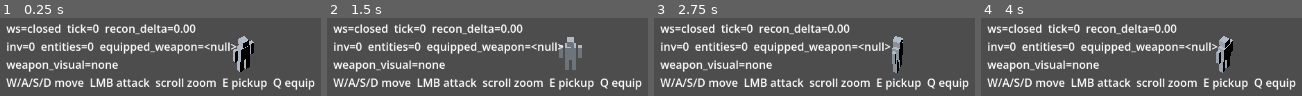
Above: before the commit, frames 1-4 (left to right).
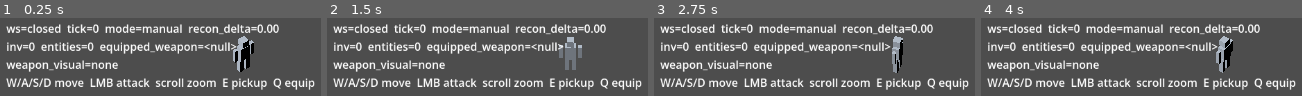
Above: after the commit, the same moments.

Repository: mmandrille/arpg-dev
Game: Godot game, scene res://scenes/main.tscn
Two runs of this game, one before a commit and one after it. Both use one fixed random seed, a clock stepped at 60 frames per second and the inputs below.
Inputs (mouse positions are in pixels of both pictures, inside the frame that each line leads up to):
- Up to frame 1 (0.25 s): no input
- Up to frame 2 (1.5 s): tap Enter at 0.5 s; move the mouse to (outside the picture) at 0.52 s; hold D 0.53-1.28 s; hold E 0.53-1.28 s; click (outside the picture) at 0.67 s; tap Space at 1.25 s; move the mouse to (outside the picture) at 1.27 s; hold S from 1.28 s (still down); tap Q at 1.35 s; click (outside the picture) at 1.42 s
- Up to frame 3 (2.75 s): tap Enter at 2 s; move the mouse to (outside the picture) at 2.02 s; release S at 2.03 s; hold D from 2.03 s (still down); hold E from 2.03 s (still down); click (outside the picture) at 2.17 s
- Up to frame 4 (4 s): tap Space at 2.75 s; move the mouse to (outside the picture) at 2.77 s; release D at 2.78 s; release E at 2.78 s; hold W 2.78-3.53 s; tap Q at 2.85 s; click (outside the picture) at 2.92 s; tap Enter at 3.5 s; move the mouse to (outside the picture) at 3.52 s; hold A from 3.53 s (still down); hold E from 3.53 s (still down); click (outside the picture) at 3.67 s

The runs differ from the first frame. In frame 1, 3.5% of the frame differs, in the area x 33-87%, y 7-21%; in frame 2, 3.5%; in frame 3, 3.5%; in frame 4, 3.5%.

Commit message:
feat(client): add player hit/death clips and event-driven reactions
Generate character hit and death clips, map player_damaged and player_killed
events through AnimationController, track authoritative player HP, gate input
when dead, and extend smoke to assert the player damage path.

Co-authored-by: Cursor <cursoragent@cursor.com>

Diff:
--- a/client/animations/character_anims.tres
+++ b/client/animations/character_anims.tres
@@ -11,6 +11,26 @@
 tracks/0/keys = PackedFloat32Array(0, 1, 0, 0, 0, 1, 0.12, 1, -0.81915206, 0, 0, 0.57357645, 0.35, 1, 0, 0, 0, 1)
 
 [sub_resource type="Animation" id="Animation_2dhpa"]
+length = 0.6
+tracks/0/type = "rotation_3d"
+tracks/0/imported = false
+tracks/0/enabled = true
+tracks/0/path = NodePath("Skeleton3D:spine")
+tracks/0/interp = 1
+tracks/0/loop_wrap = true
+tracks/0/keys = PackedFloat32Array(0, 1, 0, 0, 0, 1, 0.6, 1, -0.58778524, 0, 0, 0.809017)
+
+[sub_resource type="Animation" id="Animation_gyr64"]
+length = 0.25
+tracks/0/type = "rotation_3d"
+tracks/0/imported = false
+tracks/0/enabled = true
+tracks/0/path = NodePath("Skeleton3D:spine")
+tracks/0/interp = 1
+tracks/0/loop_wrap = true
+tracks/0/keys = PackedFloat32Array(0, 1, 0, 0, 0, 1, 0.08, 1, -0.12186935, 0, 0, 0.99254614, 0.25, 1, 0, 0, 0, 1)
+
+[sub_resource type="Animation" id="Animation_vuuvk"]
 loop_mode = 1
 tracks/0/type = "rotation_3d"
 tracks/0/imported = false
@@ -41,6 +61,8 @@
 [resource]
 _data = {
 &"attack": SubResource("Animation_3sbup"),
-&"idle": SubResource("Animation_2dhpa"),
-&"walk": SubResource("Animation_gyr64")
+&"death": SubResource("Animation_2dhpa"),
+&"hit": SubResource("Animation_gyr64"),
+&"idle": SubResource("Animation_vuuvk"),
+&"walk": SubResource("Animation_cr3ch")
 }
--- a/client/scripts/main.gd
+++ b/client/scripts/main.gd
@@ -12,12 +12,18 @@
 	"monster_damaged": "hit",
 	"monster_killed": "death",
 }
+const PLAYER_EVENT_CLIPS := {
+	"player_damaged": "hit",
+	"player_killed": "death",
+}
+const PLAYER_START_HP := 10
 
 var client: NetClient
 var resolver: EquipmentVisualResolver
 var player_anim: AnimationController
 var entities: Dictionary = {}        # id (String) -> {node:Node3D, controller:AnimationController|null, type:String}
 var player_id: String = ""
+var player_hp: int = PLAYER_START_HP
 var predicted_pos := Vector3.ZERO    # client-predicted player position
 var reconciliation_delta: float = 0.0
 var last_server_tick: int = 0
@@ -27,6 +33,14 @@
 var monster_ids: Array = []
 var ready_sent: bool = false
 var item_to_equip: String = ""
+var autoplay_enabled: bool = false
+var autoplay_phase: String = "idle"
+var autoplay_timer: float = 0.0
+var autoplay_attack_cooldown: float = 0.0
+var autoplay_move_sent: bool = false
+var autoplay_pickup_sent: bool = false
+var autoplay_equip_sent: bool = false
+var autoplay_step_delay: float = 0.35
 
 # Slice v2 scene graph (spec §5.1): the local player is a humanoid under a
 # PlayerAnchor that follows authoritative position; monsters/loot live under
@@ -67,9 +81,15 @@
 	if not client.login(_env("ARPG_EMAIL", "client@example.test"), dev_token):
 		_debug("login failed")
 		return
-	if not client.create_session():
+	var resume_session_id := _env("ARPG_SESSION_ID", "")
+	if not client.create_session(resume_session_id):
 		_debug("session failed")
 		return
+	autoplay_enabled = _truthy_env("ARPG_AUTOPLAY")
+	if autoplay_enabled:
+		autoplay_phase = "move"
+		autoplay_step_delay = maxf(0.05, float(_env("ARPG_AUTOPLAY_STEP_DELAY", "0.35")))
+		_debug("visual bot enabled for session %s" % client.session_id)
 	predicted_pos = Vector3.ZERO
 	client.connect_ws()
 	_debug("connecting session %s" % client.session_id)
@@ -87,9 +107,13 @@
 	for env in client.poll():
 		_handle_message(env)
 
-	_handle_input(delta)
+	if autoplay_enabled:
+		_handle_autoplay(delta)
+	else:
+		_handle_input(delta)
 	if player_anim != null:
 		var moving := client.ready_state() == WebSocketPeer.STATE_OPEN \
+			and player_hp > 0 \
 			and (Input.is_key_pressed(KEY_W) or Input.is_key_pressed(KEY_A) \
 			or Input.is_key_pressed(KEY_S) or Input.is_key_pressed(KEY_D))
 		player_anim.set_locomotion(moving)
@@ -148,10 +172,23 @@
 				if resolver != null:
 					resolver.apply_equipped_update(c["slot"], c.get("item_instance_id"))
 	for ev in p.get("events", []):
-		var clip = MONSTER_EVENT_CLIPS.get(str(ev.get("event_type", "")), null)
+		var eid := str(ev.get("entity_id", ""))
+		var event_type := str(ev.get("event_type", ""))
+		if eid == player_id:
+			var player_clip = PLAYER_EVENT_CLIPS.get(event_type, null)
+			if player_clip == null or player_anim == null:
+				continue
+			if player_clip == "death":
+				player_anim.enter_terminal("death")
+			else:
+				player_anim.play_one_shot(player_clip)
+			continue
+		var clip = MONSTER_EVENT_CLIPS.get(event_type, null)
 		if clip == null:
 			continue
-		var eid := str(ev.get("entity_id", ""))
+		if autoplay_enabled and event_type == "monster_killed":
+			autoplay_phase = "pickup"
+			autoplay_timer = autoplay_step_delay
 		if not entities.has(eid):
 			continue
 		var ctrl = entities[eid]["controller"]
@@ -171,6 +208,10 @@
 	if e["type"] == "player":
 		# The player is the humanoid under PlayerAnchor, not an entity-dict node.
 		player_id = id
+		if e.has("hp"):
+			player_hp = int(e["hp"])
+			if player_hp <= 0 and player_anim != null:
+				player_anim.enter_terminal("death")
 		reconciliation_delta = predicted_pos.distance_to(server_pos)
 		# Reconcile: snap prediction back toward authoritative truth.
 		predicted_pos = server_pos
@@ -231,7 +272,7 @@
 	if event is InputEventMouseButton and event.pressed:
 		match event.button_index:
 			MOUSE_BUTTON_LEFT:
-				if client != null and client.ready_state() == WebSocketPeer.STATE_OPEN:
+				if client != null and client.ready_state() == WebSocketPeer.STATE_OPEN and player_hp > 0:
 					_try_attack_toward_mouse()
 			MOUSE_BUTTON_WHEEL_UP:
 				_adjust_camera_zoom(-CAMERA_ZOOM_STEP)
@@ -244,6 +285,8 @@
 		return
 	_send_cooldown -= delta
 	_attack_cooldown -= delta
+	if player_hp <= 0:
+		return
 
 	var input := Vector2.ZERO
 	if Input.is_key_pressed(KEY_W): input.y -= 1
@@ -267,8 +310,71 @@
 		_send_cooldown = SEND_INTERVAL
 
 
+func _handle_autoplay(delta: float) -> void:
+	if client.ready_state() != WebSocketPeer.STATE_OPEN or player_hp <= 0:
+		return
+	autoplay_timer -= delta
+	autoplay_attack_cooldown -= delta
+	if autoplay_timer > 0.0:
+		return
+
+	match autoplay_phase:
+		"move":
+			if not autoplay_move_sent:
+				var dir := Vector2(1, 0)
+				predicted_pos += Vector3(dir.x, 0, dir.y) * PLAYER_SPEED * SEND_INTERVAL
+				_reconcile_player()
+				client.send("move_intent", last_server_tick, {"direction": {"x": dir.x, "y": dir.y}, "duration_ticks": 2})
+				autoplay_move_sent = true
+				autoplay_timer = autoplay_step_delay
+				return
+			autoplay_phase = "attack"
+		"attack":
+			if monster_ids.is_empty():
+				return
+			var target_id := str(monster_ids[0])
+			if not entities.has(target_id):
+				return
+			var rec: Dictionary = entities[target_id]
+			var target_node := rec["node"] as Node3D
+			if target_node == null:
+				return
+			var to_target := target_node.position - predicted_pos
+			var aim := Vector2(to_target.x, to_target.z).normalized()
+			if aim != Vector2.ZERO:
+				_face_direction(aim)
+			if player_anim != null:
+				player_anim.play_one_shot("attack")
+			if autoplay_attack_cooldown <= 0.0:
+				client.send("attack_intent", last_server_tick, {"target_id": target_id})
+				autoplay_attack_cooldown = autoplay_step_delay
+			autoplay_timer = autoplay_step_delay
+		"pickup":
+			if not autoplay_pickup_sent and loot_ids.size() > 0:
+				client.send("pick_up_intent", last_server_tick, {"entity_id": loot_ids[0]})
+				autoplay_pickup_sent = true
+				autoplay_timer = autoplay_step_delay
+				return
+			if autoplay_pickup_sent and inventory.size() > 0:
+				autoplay_phase = "equip"
+			else:
+				autoplay_timer = autoplay_step_delay
+		"equip":
+			if not autoplay_equip_sent and inventory.size() > 0:
+				client.send("equip_intent", last_server_tick, {"item_instance_id": inventory[0]["item_instance_id"], "slot": "weapon"})
+				autoplay_equip_sent = true
+				autoplay_timer = autoplay_step_delay
+				return
+			var weapon_id = equipped.get("weapon", null)
+			if weapon_id != null:
+				autoplay_phase = "done"
+				_debug("visual bot complete: equipped weapon %s, player_hp=%d" % [str(weapon_id), player_hp])
+		"done":
+			return
+
+
 func _try_attack_toward_mouse() -> void:
-	if _attack_cooldown > 0.0:
+	if _attack_cooldown > 0.0 or player_hp <= 0:
 		return
 
 	var aim := _aim_direction_from_mouse()
@@ -439,8 +545,9 @@
 		var w = resolver.get_debug_state()["equipped_visuals"]["weapon"]
 		if w != null:
 			weapon_vis = "%s(visible=%s)" % [w["asset_id"], w["visible"]]
-	_debug_label.text = "ws=%s  tick=%d  recon_delta=%.2f\ninv=%d  entities=%d  equipped_weapon=%s\nweapon_visual=%s\nW/A/S/D move  LMB attack  scroll zoom  E pickup  Q equip" % [
-		ws_state, last_server_tick, reconciliation_delta, inventory.size(), entities.size(), str(eq), weapon_vis]
+	var mode := "visual-bot:%s" % autoplay_phase if autoplay_enabled else "manual"
+	_debug_label.text = "ws=%s  tick=%d  mode=%s  recon_delta=%.2f\ninv=%d  entities=%d  equipped_weapon=%s\nweapon_visual=%s\nW/A/S/D move  LMB attack  scroll zoom  E pickup  Q equip" % [
+		ws_state, last_server_tick, mode, reconciliation_delta, inventory.size(), entities.size(), str(eq), weapon_vis]
 
 
 func _debug(msg: String) -> void:
@@ -450,3 +557,8 @@
 func _env(key: String, fallback: String) -> String:
 	var v := OS.get_environment(key)
 	return v if v != "" else fallback
+
+
+func _truthy_env(key: String) -> bool:
+	var v := OS.get_environment(key).to_lower()
+	return v in ["1", "true", "yes", "on"]
--- a/client/scripts/smoke.gd
+++ b/client/scripts/smoke.gd
@@ -15,6 +15,7 @@
 const NetClientScript := preload("res://scripts/net_client.gd")
 const ResolverScript := preload("res://scripts/equipment_visuals.gd")
 const AnimControllerScript := preload("res://scripts/animation_controller.gd")
+const CharacterScene := preload("res://scenes/character.tscn")
 const MonsterScene := preload("res://scenes/monster_dummy.tscn")
 const TIMEOUT_S := 40.0
 
@@ -29,6 +30,9 @@
 # player slice, to prove monster hit -> death and the resume death pose.
 var monster_anim: AnimationController
 var monster_saw_hit: bool = false
+var player_anim: AnimationController
+var player_saw_hit: bool = false
+var player_hit_clip_seen: bool = false
 
 # Resume phase uses a fresh client + resolver so the restored visual provably
 # comes from the snapshot, not from leftover live state.
@@ -60,6 +64,13 @@
 	debug_token = _env("DEBUG_TOKEN", "local-debug-token")
 
 	resolver = _make_resolver()
+	var player := CharacterScene.instantiate()
+	get_root().add_child(player)
+	var player_ap := player.find_child("AnimationPlayer", true, false) as AnimationPlayer
+	if player_ap == null:
+		_fail("character scene has no AnimationPlayer")
+		return
+	player_anim = AnimControllerScript.new(player_ap)
 	# Real monster_dummy + controller, driven by the same authoritative event
 	# stream as the slice. The scene has no script/_ready, so the AnimationPlayer
 	# (static scene data) is available right after instantiate(); the controller's
@@ -263,6 +274,12 @@
 			killed = true
 			if monster_anim != null:
 				monster_anim.enter_terminal("death")
+		if et == "player_damaged" and player_anim != null:
+			player_anim.play_one_shot("hit")
+			player_saw_hit = true
+			player_hit_clip_seen = player_hit_clip_seen or player_anim.current_clip() == "hit"
+		if et == "player_killed" and player_anim != null:
+			player_anim.enter_terminal("death")
 
 
 # --- verification helpers ----------------------------------------------------
@@ -272,10 +289,13 @@
 	var state := client.get_state(debug_token)
 	var inv: Array = state.get("inventory", [])
 	var eq: Dictionary = state.get("equipped", {})
+	var hp := _player_hp_from_state(state)
 	var server_ok: bool = inv.size() == 1 \
 		and inv[0].get("item_def_id", "") == "rusty_sword" \
 		and inv[0].get("equipped", false) \
-		and str(eq.get("weapon", "")) == item_id
+		and str(eq.get("weapon", "")) == item_id \
+		and hp >= 0 \
+		and hp < 10
 
 	var w = resolver.get_debug_state()["equipped_visuals"]["weapon"]
 	var visual_ok: bool = w != null and w["visible"] == true \
@@ -288,15 +308,25 @@
 		if monster_anim != null and monster_anim.get_debug_state()["terminal"] != true:
 			_fail("monster did not reach terminal death pose after kill: %s" % monster_anim.get_debug_state())
 			return false
-		print("[smoke] equip verified + monster death pose terminal (saw_hit=%s)" % monster_saw_hit)
-		return true
-	_fail("equip verification failed (server_ok=%s visual_ok=%s) state=%s visual=%s" % [server_ok, visual_ok, state, w])
+		if not player_saw_hit or not player_hit_clip_seen:
+			_fail("player did not play hit from player_damaged (saw_hit=%s clip_seen=%s state=%s)" % [player_saw_hit, player_hit_clip_seen, player_anim.get_debug_state()])
+			return false
+		print("[smoke] equip verified + monster death pose terminal + player damaged hp=%d" % hp)
+		return true
+	_fail("equip verification failed (server_ok=%s visual_ok=%s hp=%d) state=%s visual=%s" % [server_ok, visual_ok, hp, state, w])
 	return false
 
 
 func _weapon_mounted(res: EquipmentVisualResolver) -> bool:
 	var w = res.get_debug_state()["equipped_visuals"]["weapon"]
 	return w != null and w.get("visible", false) == true
+
+
+func _player_hp_from_state(state: Dictionary) -> int:
+	for e in state.get("entities", []):
+		if str(e.get("type", "")) == "player":
+			return int(e.get("hp", -1))
+	return -1
 
 
 func _resume_monster_from_snapshot(snap: Dictionary) -> void:
--- a/client/tools/build_animations.gd
+++ b/client/tools/build_animations.gd
@@ -64,6 +64,14 @@
 		"attack": {"length": 0.35, "loop": false, "bones": {
 			"arm_r": [[0.0, 0, 0, 0], [0.12, -110, 0, 0], [0.35, 0, 0, 0]],
 		}},
+		# hit: brief backward wobble on authoritative player damage.
+		"hit": {"length": 0.25, "loop": false, "bones": {
+			"spine": [[0.0, 0, 0, 0], [0.08, -14, 0, 0], [0.25, 0, 0, 0]],
+		}},
+		# death: terminal topple pose held at the clip end.
+		"death": {"length": 0.6, "loop": false, "bones": {
+			"spine": [[0.0, 0, 0, 0], [0.6, -72, 0, 0]],
+		}},
 	}
 
 func _monster_clips() -> Dictionary:
Not shown: 1 places in client/animations/character_anims.tres that only renumber resources
